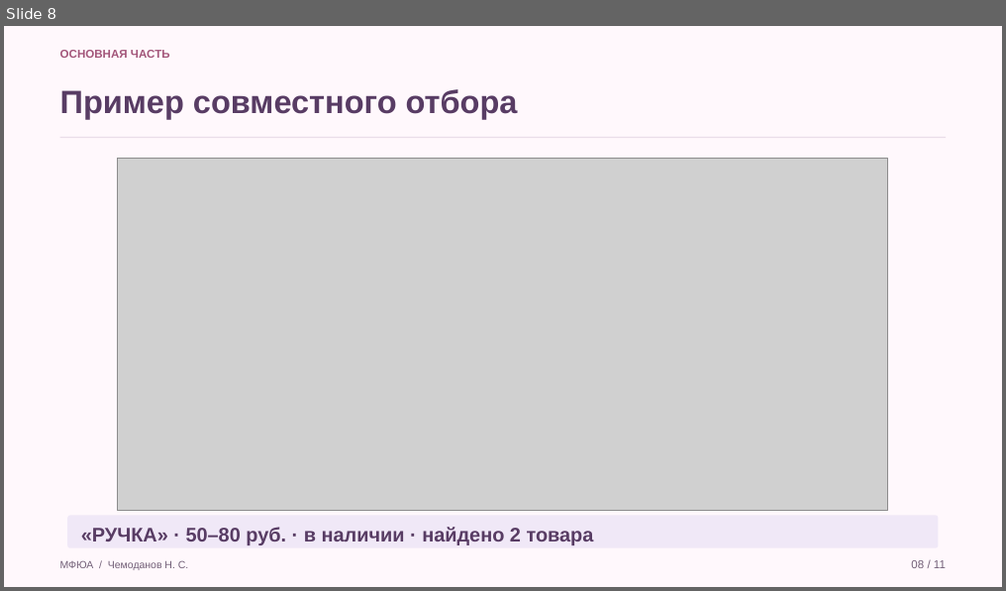
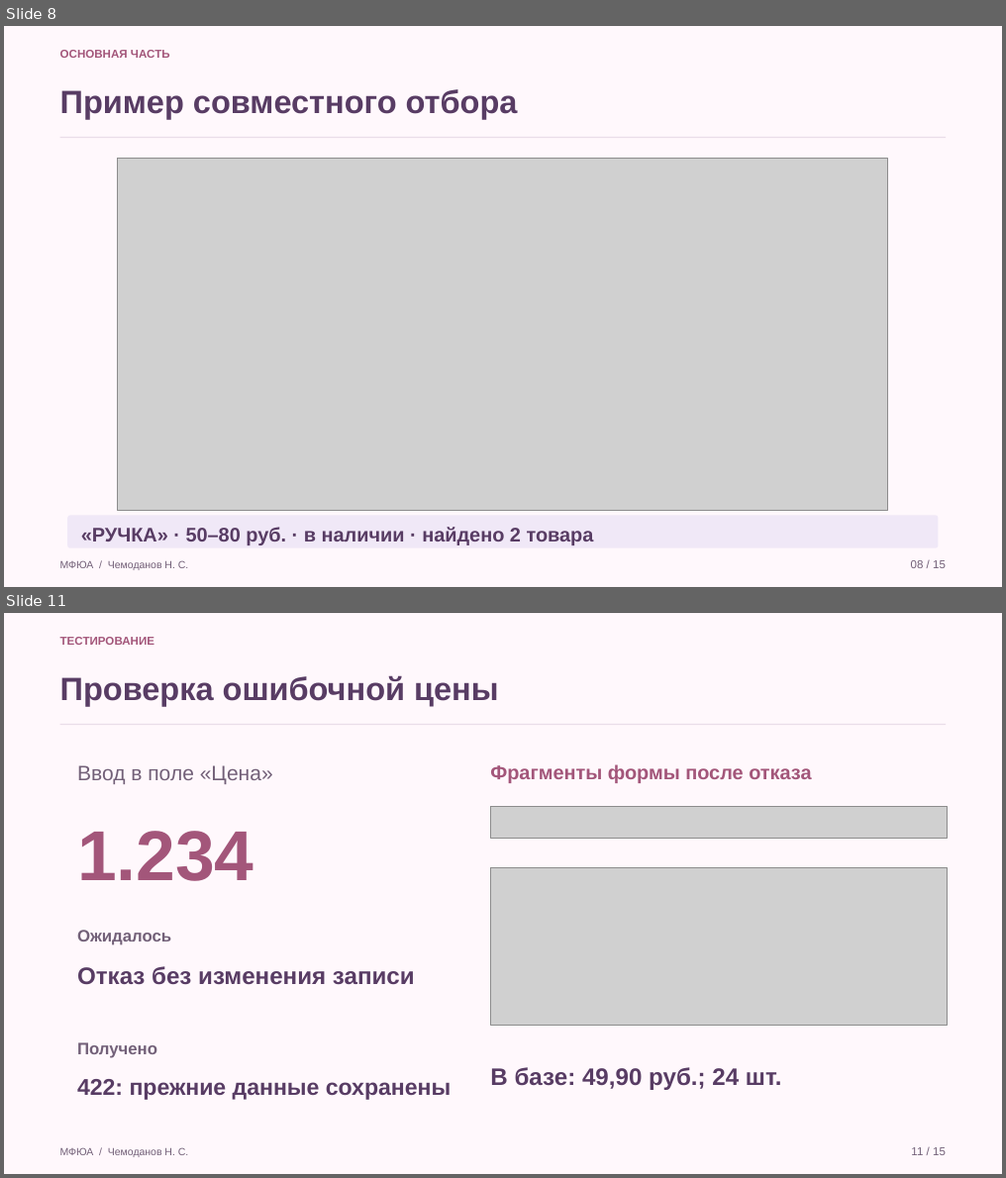
Before and after one commit to Koryza/kyyyyyrsach, a slide deck: docs/defense/catalog_defense.pptx. Shown one above the other, each under a label of ours: slide 8 before the commit, slides 8 and 11 after it; the slides between them are not shown. The pictures are 1006x591 and 1006x1178 pixels, drawn with LibreOffice and Linux fonts; fonts in the diff are those of the drawing; grey boxes stand for pictures. Boxes give left, top, right and bottom in pixels: in the first picture for what was removed or moved away, otherwise in the second. Text is boxed around its words. In the diff, an @@ line names an element or a change of style, - is before the commit and + after.

Commit message:
Исправил схему и добавил тестирование

```diff
--- a/docs/defense/catalog_defense.pptx
+++ b/docs/defense/catalog_defense.pptx
@@ slide 11 added at (4,613,1002,1174), background #FFF8FC @@
@@ text added at (60,637,154,645), 11 pt, text #A3567A, bold @@
+ТЕСТИРОВАНИЕ
@@ text added at (60,675,499,706), 31 pt, text #583C64, bold @@
+Проверка ошибочной цены
@@ rectangle added at (60,724,945,725), fill #EADDE9 @@
@@ text added at (77,765,273,784), 20 pt, text #726078 @@
+Ввод в поле «Цена»
@@ text added at (490,764,811,783), 19 pt, text #A3567A, bold @@
+Фрагменты формы после отказа
@@ picture added at (491,806,947,838) @@
@@ text added at (77,831,254,881), 68 pt, text #A3567A, bold @@
+1.234
@@ picture added at (491,867,947,1025) @@
@@ text added at (77,930,171,946), 16 pt, text #726078, bold @@
+Ожидалось
@@ text added at (77,966,415,985), 23 pt, text #583C64, bold @@
+Отказ без изменения записи
@@ text added at (77,1043,157,1059), 16 pt, text #726078, bold @@
+Получено
@@ text added at (77,1079,450,1100), 22 pt, text #583C64, bold @@
+422: прежние данные сохранены
@@ text added at (490,1067,782,1090), 23 pt, text #583C64, bold @@
+В базе: 49,90 руб.; 24 шт.
@@ text added at (60,1148,188,1157), 10 pt, text #726078 @@
+МФЮА / Чемоданов Н. С.
@@ text added at (911,1148,945,1156), 11 pt, text #726078 @@
+11 / 15
@@ slide 8 changed as well @@
@@ text at (911,561,945,569): text changed @@
-08 / 11
+08 / 15
```
Also in this commit, not shown: 9 other slides changed, 4 other slides added, 1 slide removed, 23 other files.
